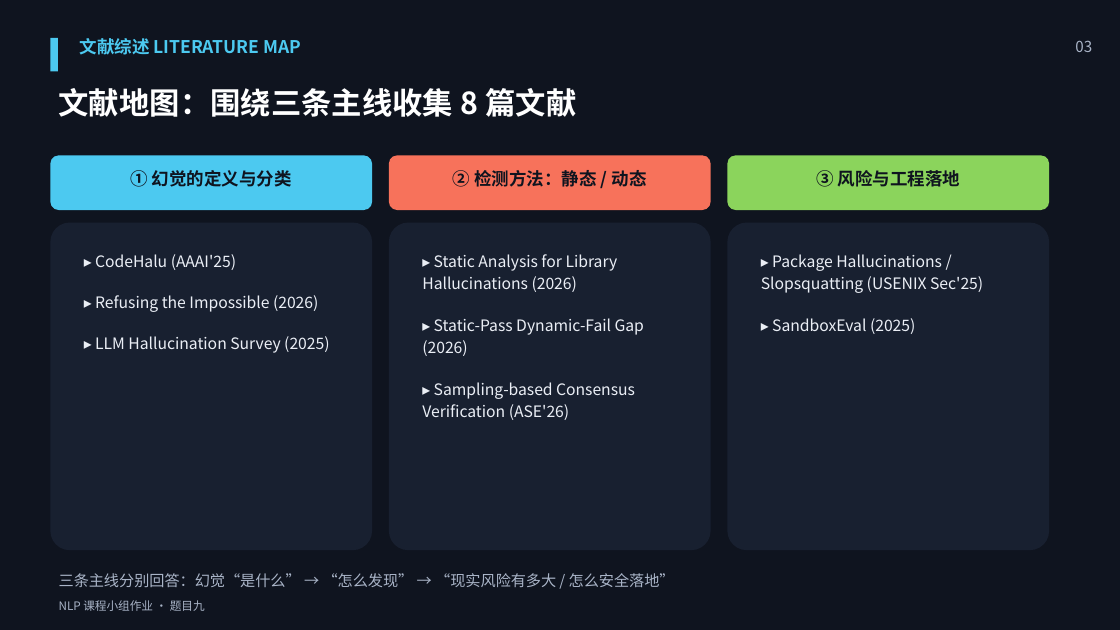
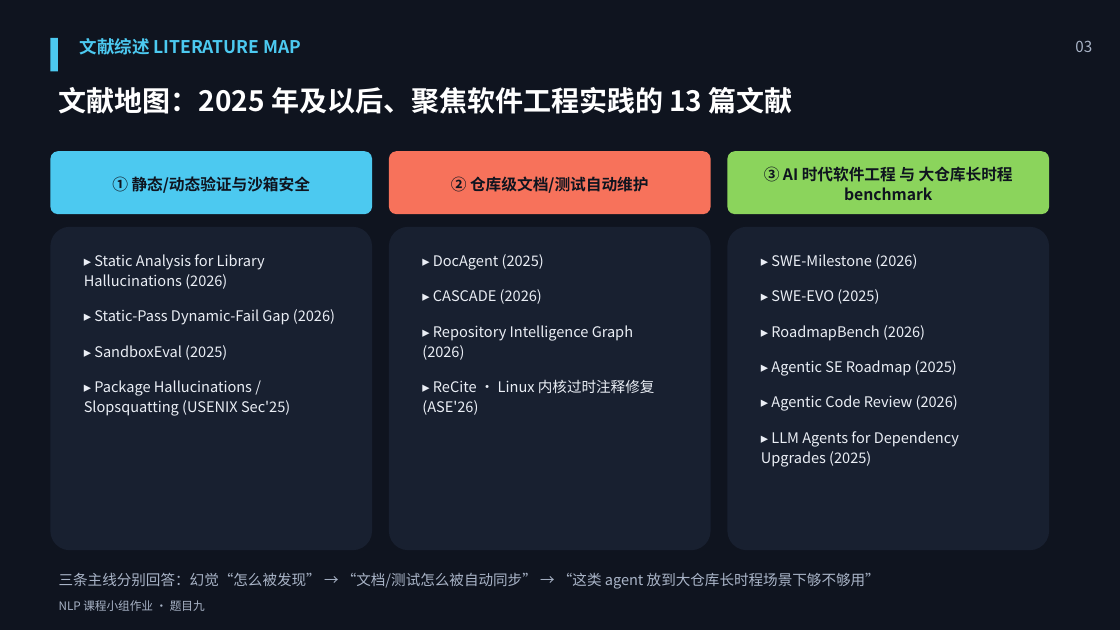
Before and after one commit to Nictheboy/college-nlp-lab, a slide deck: slide 4 of slides/topic9_literature_review.pptx. Drawn at 1120x630 pixels with LibreOffice and Linux fonts; fonts in the diff are those of the drawing. Boxes give left, top, right and bottom in pixels: in the first picture for what was removed or moved away, otherwise in the second. Text is boxed around its words. In the diff, an @@ line names an element or a change of style, - is before the commit and + after.

```diff
--- a/slides/topic9_literature_review.pptx
+++ b/slides/topic9_literature_review.pptx
@@ text at [59, 87, 793, 114]: text changed; size 26 to 24 pt @@
-文献地图：围绕三条主线收集 8 篇文献
+文献地图：2025 年及以后、聚焦软件工程实践的 13 篇文献
@@ rounded rectangle: place and size @@
-rounded rectangle at [50, 155, 372, 210]
+rounded rectangle at [50, 151, 372, 214]
@@ vertical alignment top to middle in 3 elements at [451, 176, 649, 193], [764, 166, 1013, 200], [112, 176, 311, 193] @@
@@ text at [112, 176, 311, 193]: text changed; size 15 to 13.5 pt @@
-① 幻觉的定义与分类
+① 静态/动态验证与沙箱安全
@@ rounded rectangle: place and size @@
-rounded rectangle at [389, 155, 711, 210]
+rounded rectangle at [389, 151, 711, 214]
@@ text at [451, 176, 649, 193]: text changed; size 15 to 13.5 pt @@
-② 检测方法：静态 / 动态
+② 仓库级文档/测试自动维护
@@ proportions changed in 3 elements at [50, 151, 372, 214], [389, 151, 711, 214], [728, 151, 1049, 214] @@
@@ rounded rectangle: place and size @@
-rounded rectangle at [728, 155, 1049, 210]
+rounded rectangle at [728, 151, 1049, 214]
@@ text at [764, 166, 1013, 200]: text changed; size 15 to 13.5 pt @@
-③ 风险与工程落地
+③ AI 时代软件工程 与 大仓库长时程 benchmark
@@ rounded rectangle: place and size @@
-rounded rectangle at [50, 223, 372, 550]
+rounded rectangle at [50, 227, 372, 550]
@@ rounded rectangle: place and size @@
-rounded rectangle at [389, 223, 711, 550]
+rounded rectangle at [389, 227, 711, 550]
@@ rounded rectangle: place and size @@
-rounded rectangle at [728, 223, 1049, 550]
+rounded rectangle at [728, 227, 1049, 550]
@@ text at [84, 254, 290, 416]: text changed; size 13.5 to 12.5 pt @@
-▸ CodeHalu (AAAI'25)
-▸ Refusing the Impossible (2026)
-▸ LLM Hallucination Survey (2025)
+▸ Static Analysis for Library Hallucinations (2026)
+▸ Static-Pass Dynamic-Fail Gap (2026)
+▸ SandboxEval (2025)
+▸ Package Hallucinations / Slopsquatting (USENIX Sec'25)
@@ text at [422, 254, 655, 415]: text changed; size 13.5 to 12.5 pt @@
-▸ Static Analysis for Library Hallucinations (2026)
-▸ Static-Pass Dynamic-Fail Gap (2026)
-▸ Sampling-based Consensus Verification (ASE'26)
+▸ DocAgent (2025)
+▸ CASCADE (2026)
+▸ Repository Intelligence Graph (2026)
+▸ ReCite · Linux 内核过时注释修复 (ASE'26)
@@ text at [761, 254, 959, 467]: text changed; size 13.5 to 12.5 pt @@
-▸ Package Hallucinations / Slopsquatting (USENIX Sec'25)
-▸ SandboxEval (2025)
+▸ SWE-Milestone (2026)
+▸ SWE-EVO (2025)
+▸ RoadmapBench (2026)
+▸ Agentic SE Roadmap (2025)
+▸ Agentic Code Review (2026)
+▸ LLM Agents for Dependency Upgrades (2025)
@@ text at [59, 573, 880, 589]: text changed; size 13 to 12.5 pt @@
-三条主线分别回答：幻觉“是什么” → “怎么发现” → “现实风险有多大 / 怎么安全落地”
+三条主线分别回答：幻觉“怎么被发现” → “文档/测试怎么被自动同步” → “这类 agent 放到大仓库长时程场景下够不够用”
```
Also in this commit, not shown: 10 other slides changed, 20 other files.
